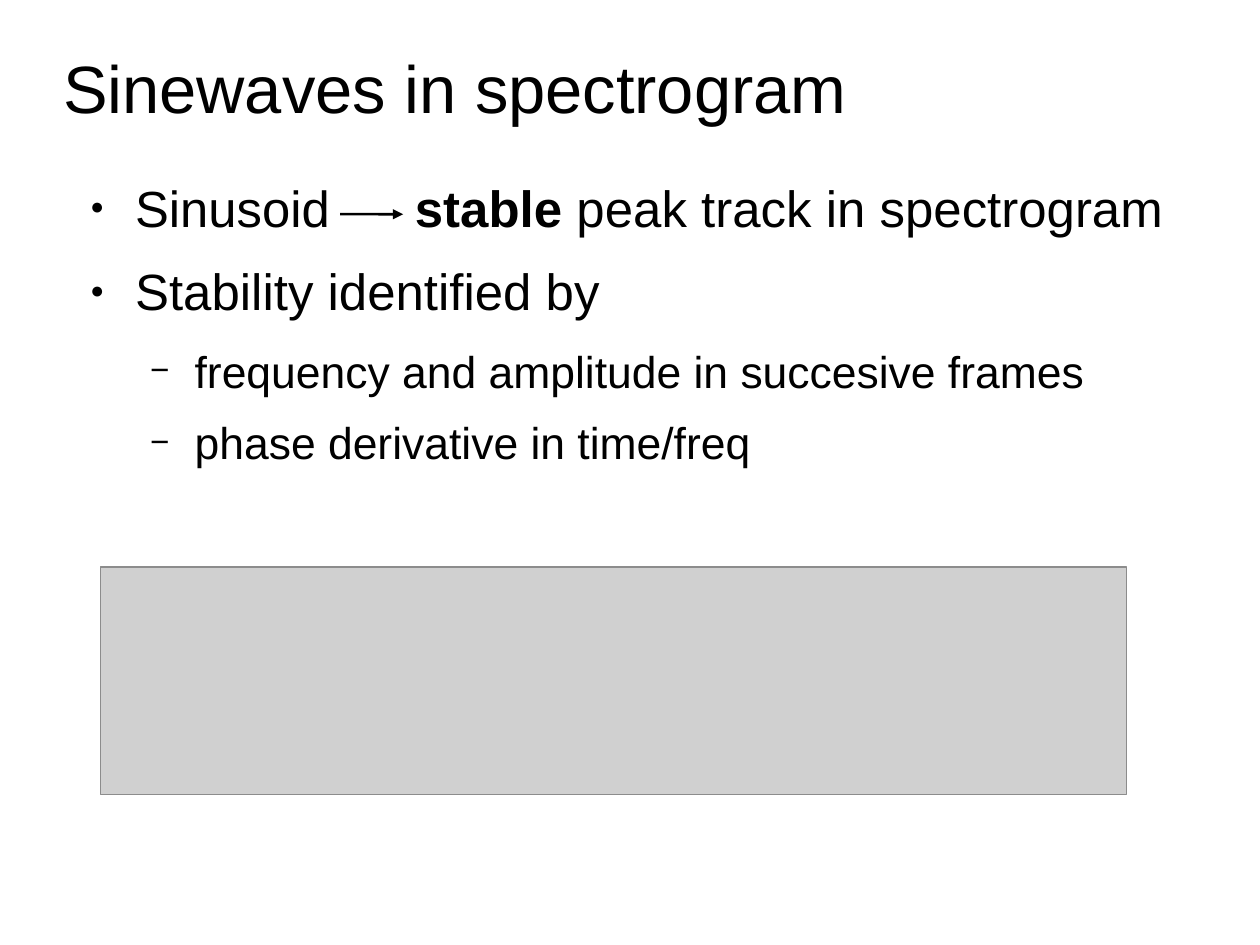
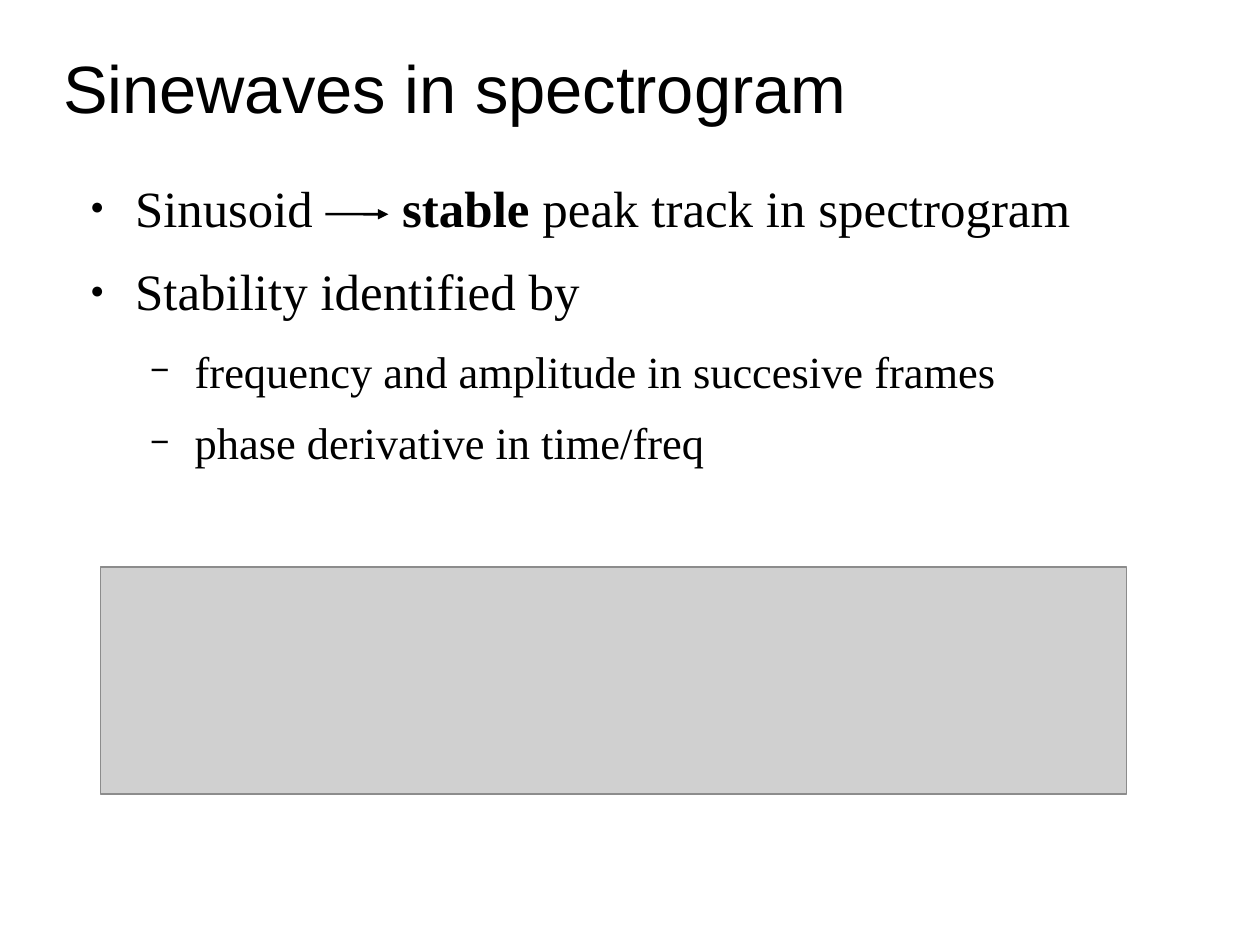
Before and after one commit to MTG/sms-tools, a slide deck: slide 19 of lectures/5-Sinusoidal-model/Sinusoidal-Model-1.odp. Drawn at 1260x945 pixels with LibreOffice and Linux fonts; fonts in the diff are those of the drawing; grey boxes stand for pictures. Boxes give left, top, right and bottom in pixels: in the first picture for what was removed or moved away, otherwise in the second. Text is boxed around its words. In the diff, an @@ line names an element or a change of style, - is before the commit and + after.

```diff
--- a/lectures/5-Sinusoidal-model/Sinusoidal-Model-1.odp
+++ b/lectures/5-Sinusoidal-model/Sinusoidal-Model-1.odp
@@ text "Sinusoid stable peak track in ..." at box(135, 191, 1070, 468): font Arial to Times New Roman @@
@@ arrow moved from (340, 214) - (403, 214) to (325, 214) - (388, 214) @@
```
Also in this commit, not shown: 4 other slides changed, 13 other files.
